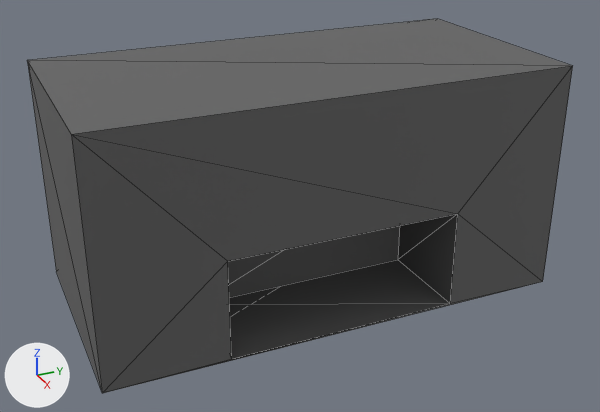
The FBX model Escape/assets/clock.fbx, before and after one commit.
One viewpoint serves both versions: a 50 mm lens placed at (1.529, -0.681, 0.691), pointed at (0.033, -0.007, -0.057). The lights are fixed; the arrows at lower left show +X, +Y and +Z. Mesh edges are drawn as thin lines. Where no turn or scale is listed for an object, it has been applied to the vertices.
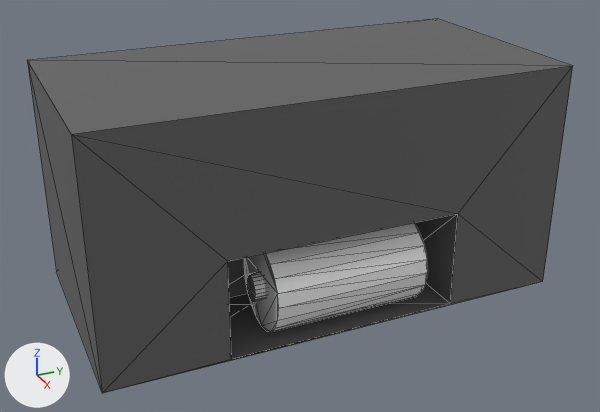
Boxes [x1, y1, x2, y2] around the edits, measured in the pictures (600 x 412 px):
```json
{"object": "Cylinder", "change": "added", "after": [244, 223, 428, 332]}
```

Scene script edits in JSON lines:
```json
{"op": "add", "block": "mat_material_005", "code": ["mat_material_005 = principled_material('Material.005')", "mat_material_005.base_color = (0.8, 0.8, 0.8)  # white #e7e7e7", "mat_material_005.roughness = 0.69"]}
{"op": "add", "block": "me_cylinder_002", "code": ["me_cylinder_002 = bpy.data.meshes.new('Cylinder.002')", "me_cylinder_002.from_pydata(...)  # 80 vertices, 152 faces; spans x -0.095..0.095, y -0.187..0.166, z -0.095..0.095", "me_cylinder_002.materials.append(mat_material_005)  # white #e7e7e7"]}
{"op": "add", "block": "ob_cylinder", "code": ["ob_cylinder = bpy.data.objects.new('Cylinder', me_cylinder_002)", "ob_cylinder.location = (0.172, 0.009, -0.146)"]}
```
